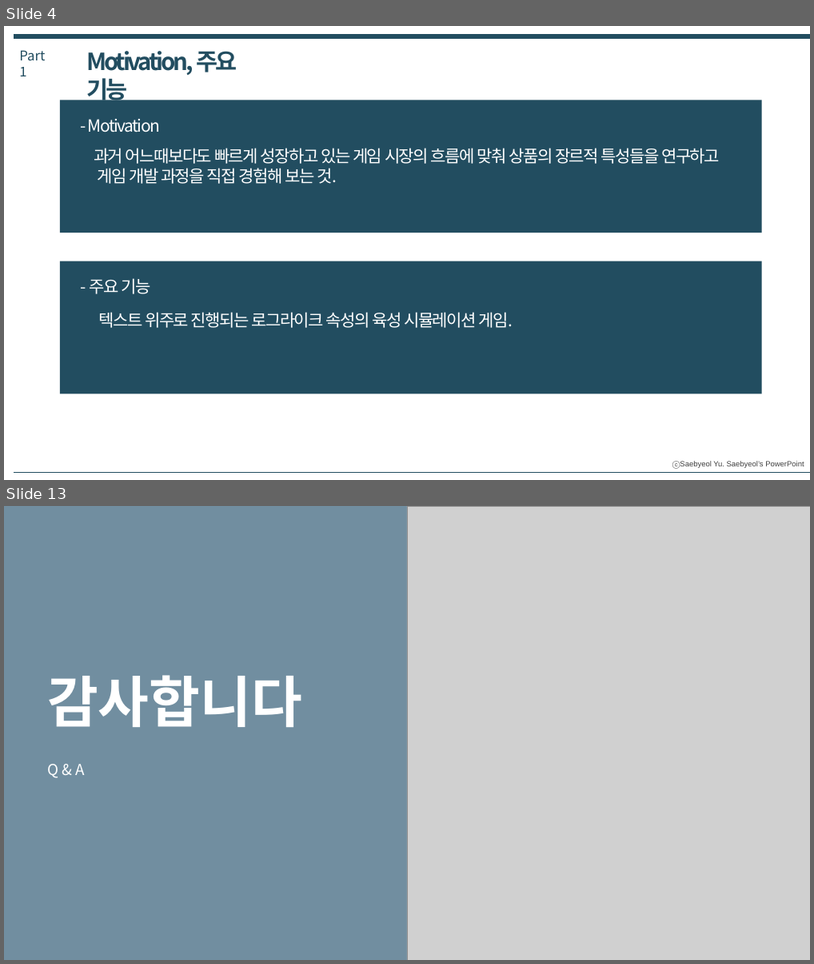
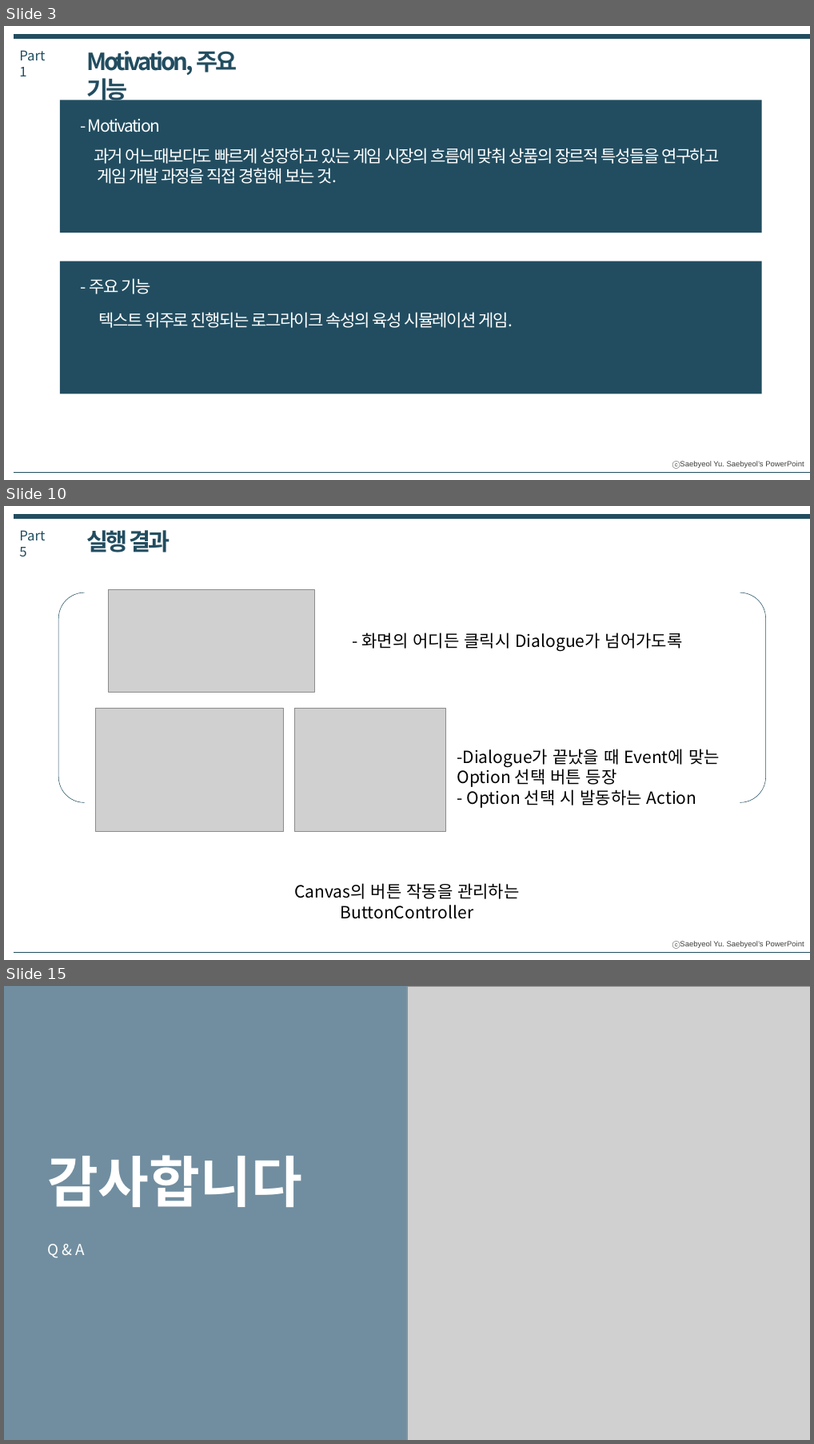
Before and after one commit to IdfKLeh/capstone, a slide deck: for_school/[4팀] 최종발표.pptx. Shown one above the other, each under a label of ours: slides 4 and 13 before the commit, slides 3, 10 and 15 after it; the slides between them are not shown. The pictures are 814x964 and 814x1444 pixels, drawn with LibreOffice and Linux fonts; fonts in the diff are those of the drawing; grey boxes stand for pictures. Boxes give left, top, right and bottom in pixels: in the first picture for what was removed or moved away, otherwise in the second. Text is boxed around its words. In the diff, an @@ line names an element or a change of style, - is before the commit and + after.

```diff
--- a/for_school/[4팀] 최종발표.pptx
+++ b/for_school/[4팀] 최종발표.pptx
@@ slide 10 added at [4,506,810,960], background #FFFFFF; not listed: 1 template element that a slide beside it also shows @@
@@ line added from (14, 517) to (810, 517), #224D60 6 pt @@
@@ text added at [19,530,45,557], 16 pt, text #224D60 @@
+Part 5
@@ text added at [87,530,170,552], 28 pt, text #224D60, bold @@
+실행 결과
@@ bracket pair added at [58,592,766,803], outline #224D60 0.5 pt @@
@@ picture added at [108,590,314,692] @@
@@ text added at [362,632,683,651], 20 pt, text #000000 @@
+- 화면의 어디든 클릭시 Dialogue가 넘어가도록
@@ picture added at [96,708,284,832] @@
@@ picture added at [294,708,446,832] @@
@@ text added at [457,748,720,808], 20 pt, text #000000 @@
+-Dialogue가 끝났을 때 Event에 맞는 Option 선택 버튼 등장
+- Option 선택 시 발동하는 Action
@@ text added at [294,883,519,919], 20 pt, text #000000 @@
+Canvas의 버튼 작동을 관리하는 ButtonController
@@ line added from (14, 952) to (810, 952), #224D60 0.25 pt @@
@@ what was slide 4 is now slide 3 @@
@@ what was slide 13 is now slide 15 @@
```
Also in this commit, not shown: 2 slides changed, 9 other slides added, 8 slides removed.
